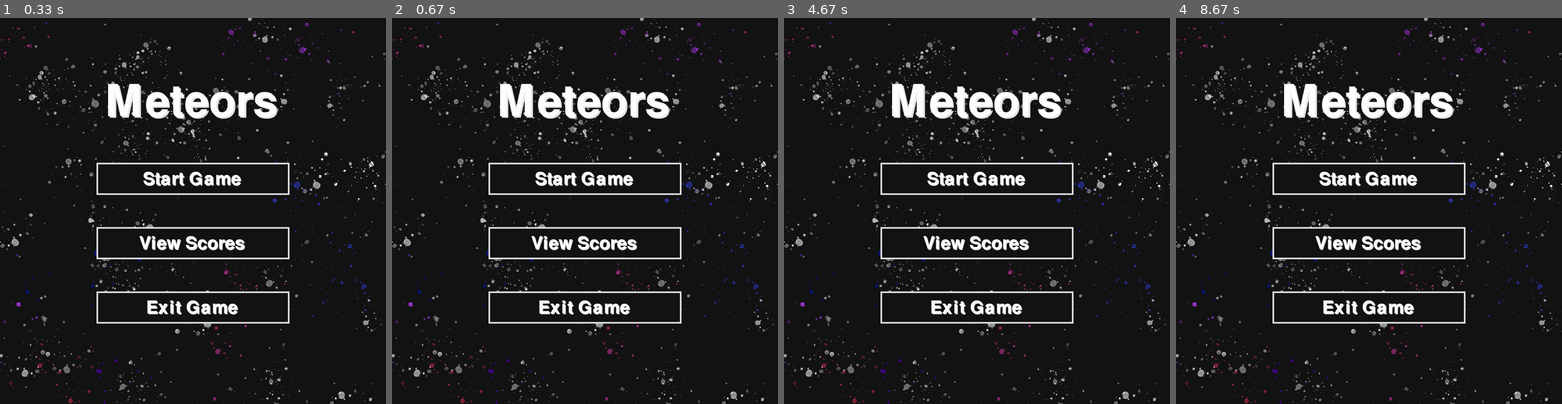
Above: before the commit, frames 1-4 (left to right).
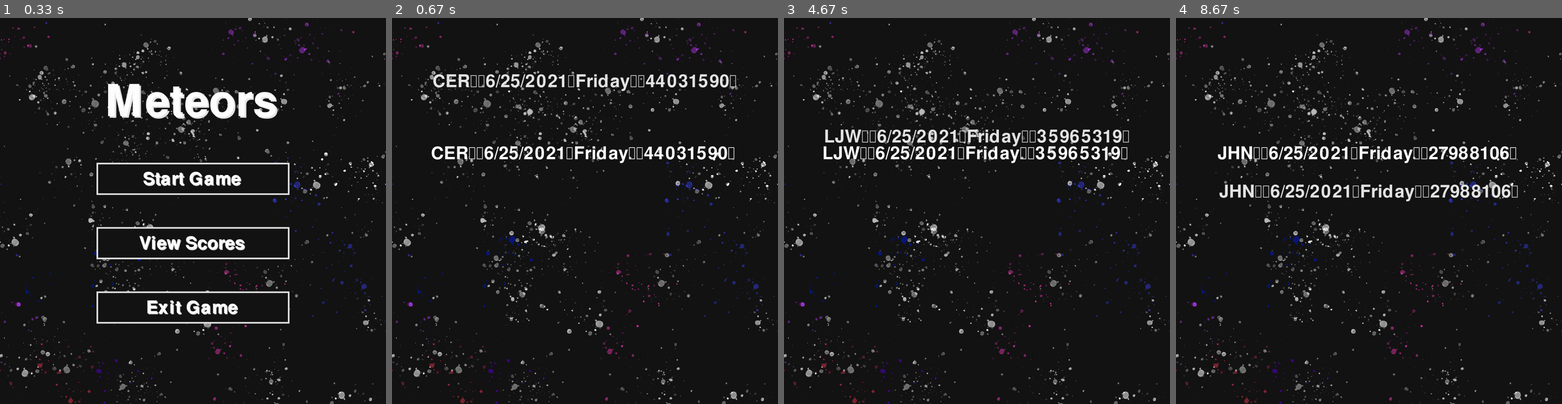
Above: after the commit, the same moments.

Repository: Lucas-117/GameDesign2021
Game: pygame game, started from Meteors.py
Two runs of this game, one before a commit and one after it. Both use one fixed random seed, a clock stepped at 60 frames per second and the inputs below.
Inputs:
- Up to frame 1 (0.33 s): no input
- Up to frame 2 (0.67 s): click "View Scores" at 0.38 s
- Up to frame 3 (4.67 s): no input
- Up to frame 4 (8.67 s): no input

Frame 1 is identical in both runs. In frame 2, 8.7% of the frame differs, in the area x 10-90%, y 14-80%; in frame 3, 8.7%, in the area x 10-90%, y 17-80%; in frame 4, 8.5%.

Commit message:
added comments and cleaned up

Diff:
--- a/Meteor Scoreboard.txt
+++ b/Meteor Scoreboard.txt
@@ -1,9 +1,5 @@
-
-LJW		6/24/2021	Thursday		405
-LJW		6/24/2021	Thursday		645
-LJW		6/25/2021	Friday		196531
-LJW		6/25/2021	Friday		165
-EER		6/25/2021	Friday		5320
-EER		6/25/2021	Friday		25476
-EER		6/25/2021	Friday		440315
-LJW		6/25/2021	Friday		28106
+CER		6/25/2021	Friday		44031590
+LJW		6/25/2021	Friday		35965319
+JHN		6/25/2021	Friday		27988106
+ARA		6/25/2021	Friday		17590768
+TRN     6/25/2021	Friday		7590768
--- a/Meteors.py
+++ b/Meteors.py
@@ -28,18 +28,6 @@
 SPACE=[20,20,20]
 FADED=[230,230,230]
 
-
-# Words list
-#gameWords= ['python','java','trackpad','computer','keyboard','geeks','laptop','headphones','charger','mouse','software','hardware']
-
-# Load images to list
-# images = []
-# for i in range(7):
-#     image= pygame.image.load("Hangman Images\hangman"+str(i)+ ".png")
-#     images.append(image)
-    # screen.blit(images[i],(80,100))
-    # pygame.display.update()
-    # pygame.time.delay(500)
 #variables for text
 win= pygame.display.set_mode((WIDTH, HEIGHT))
 testingvar=" "
@@ -69,6 +57,15 @@
     screen.blit(text, (half_WIDTH - text.get_width()/2-5, round(HEIGHT/3)-5))
     pygame.display.update()
     pygame.time.delay(2000)
+
+def dis_scores(message,v):
+    background()
+    text = LetterFont.render(message,1,FADED)
+    screen.blit(text, (half_WIDTH - text.get_width()/2, round((HEIGHT/7)*(v+1))))
+    text = LetterFont.render(message,1,WHITE)
+    screen.blit(text, (half_WIDTH - text.get_width()/2-5, round(HEIGHT/3)-5))
+    pygame.display.update()
+    pygame.time.delay(4000)
 
 def levelsmenu(): #prints the level selection screen
     test=True
@@ -166,8 +163,7 @@
 
 
     def draw(self, win):
-        #win.blit(self.img, [self.x, self.y, self.w, self.h])
-        win.blit(self.rotatedSurf, self.rotatedRect)
+        win.blit(self.rotatedSurf, self.rotatedRect) #redraws the space ship at the correct angle
 
     def turnLeft(self): #def the movement of the spaceship
         self.angle += 5
@@ -178,7 +174,7 @@
         self.sine = math.sin(math.radians(self.angle + 90))
         self.head = (self.x + self.cosine * self.w/2, self.y - self.sine * self.h/2)
 
-    def turnRight(self):
+    def turnRight(self):# turns right
         self.angle -= 5
         self.rotatedSurf = pygame.transform.rotate(self.img, self.angle)
         self.rotatedRect = self.rotatedSurf.get_rect()
@@ -187,7 +183,7 @@
         self.sine = math.sin(math.radians(self.angle + 90))
         self.head = (self.x + self.cosine * self.w/2, self.y - self.sine * self.h/2)
 
-    def moveForward(self):
+    def moveForward(self): #moves in the direction the ship is facing
         self.x += self.cosine * 6
         self.y -= self.sine * 6
         self.rotatedSurf = pygame.transform.rotate(self.img, self.angle)
@@ -197,7 +193,7 @@
         self.sine = math.sin(math.radians(self.angle + 90))
         self.head = (self.x + self.cosine * self.w/2, self.y - self.sine * self.h/2)
 
-    def updateLocation(self):
+    def updateLocation(self): #keeps the spaceship on the screen, allowing it to drive off one side around to the other
         if self.x > WIDTH + self.w:
             self.x = 0
         elif self.x < 0 - self.w:
@@ -207,7 +203,7 @@
         elif self.y < 0 - self.h:
             self.y = HEIGHT
 
-class Bullet(object):
+class Bullet(object):# defines the bullet obj
     def __init__(self):
         self.point = player.head
         self.x, self.y = self.point
@@ -225,7 +221,7 @@
     def draw(self,win):
         pygame.draw.rect(win, LAZER_BLUE, [self.x, self.y, self.w, self.h])
     def checkOffScreen(self):
-        if self.x < -50 or self.x > WIDTH+50 or self.y < -50 or self.y > HEIGHT + 50:
+        if self.x < -50 or self.x > WIDTH+50 or self.y < -50 or self.y > HEIGHT + 50: #if the bullet is offscreen deletes it to make the game less demanding on the processor
             return True
 
 class Asteroid(object): # defines the asteroids
@@ -327,8 +323,15 @@
             if KB[pygame.K_RETURN]:
                 check=False
                 break
-def printScores():
-    print("hello")
+def printScores(): # prints the scores
+    file="Meteor Scoreboard.txt"
+    FileRead=open(file,'r')
+    v = 0
+    for line in FileRead:
+        dis_scores(line,v)
+        v += 1
+    FileRead.close
+
 
 player = Player()
 playerBullets = []
@@ -344,8 +347,8 @@
             ran = random.choice([1,1,1,2,2,3])
             asteroids.append(Asteroid(ran))
         redrawGameWindow(lives,score)
-        player.updateLocation()
-        for b in playerBullets:
+        player.updateLocation() #checks if the player is offscreen
+        for b in playerBullets: ##checks if a bullet is offscreen
             b.move()
             if b.checkOffScreen():
                 playerBullets.pop(playerBullets.index(b))
@@ -353,7 +356,7 @@
         for a in asteroids:
             a.x += a.xv
             a.y += a.yv
-
+            #player collsion
             if (player.x >= a.x and player.x <= a.x + a.w) or (player.x + player.w >= a.x and player.x + player.w <= a.x + a.w):
                 if (player.y >= a.y and player.y <= a.y + a.h) or (player.y + player.h >= a.y and player.y + player.h <= a.y + a.h):
                     lives -= 1
@@ -388,7 +391,7 @@
                         asteroids.pop(asteroids.index(a))
                         playerBullets.pop(playerBullets.index(b))
 
-        if lives <=0:
+        if lives <=0: #gives game over and records the scores
             pygame.time.delay(1000)
             dis_message("GAME OVER")
             Intialkeypad(initials)
@@ -410,7 +413,7 @@
 
 
 
-        KB=pygame.key.get_pressed()
+        KB=pygame.key.get_pressed() #plays the movement functions
         if KB[pygame.K_UP]:
             player.moveForward()
         if KB[pygame.K_RIGHT]:
@@ -423,15 +426,14 @@
             if event.type == pygame.QUIT:
                 pygame.quit()
                 sys.exit()
-            if KB[pygame.K_SPACE]:
+            if KB[pygame.K_SPACE]: # Fires the bullets
                     playerBullets.append(Bullet())
 
 def game_Init():
     test=True
-    while test:
+    while test:# MainMenu
 
         background()
-        #screen.fill(DARK)
         text = TitleFont.render("Meteors", 1, FADED)
         screen.blit(text, (WIDTH/2 - text.get_width()/2, round(HEIGHT/6)))
         text = TitleFont.render("Meteors", 1, WHITE)
